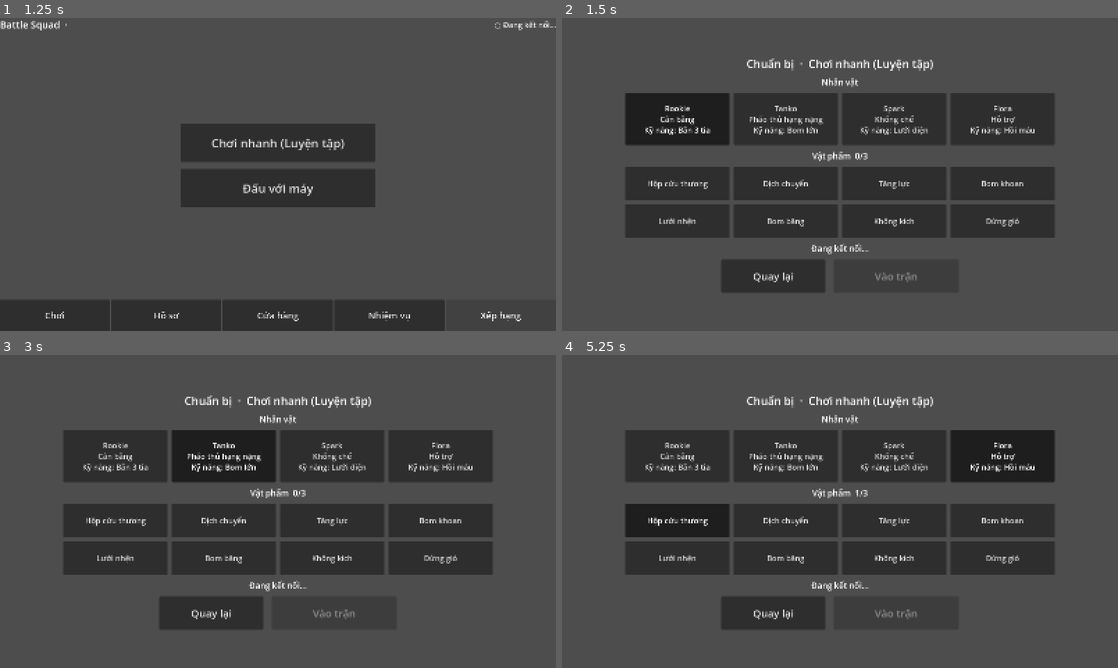
Above: before the commit, frames 1-4 (two rows, left to right).
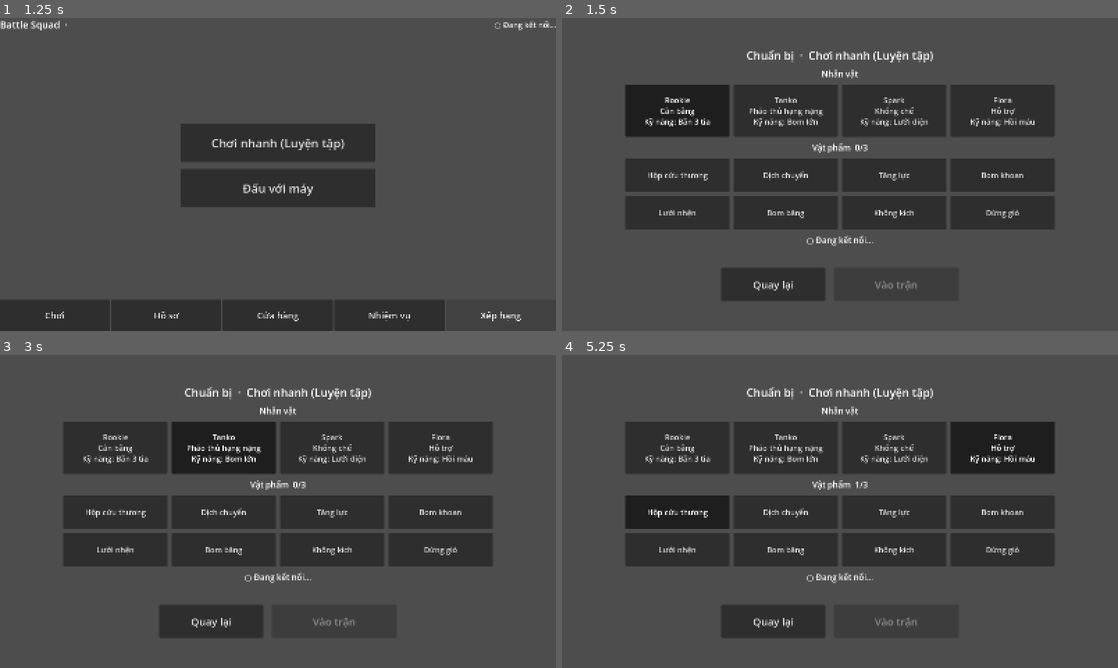
Above: after the commit, the same moments.

Repository: zendF1/battle-squad-game
Game: Godot game, scene res://match/match_screen.tscn
Same seed, same stepped clock (60 frames per second), same inputs: the game is played once before the commit and once after it. This scene is started directly instead of the project's main scene.
Inputs:
- Up to frame 1 (1.25 s): click "Thoát" at 0.5 s
- Up to frame 2 (1.5 s): click "Chơi nhanh (Luyện tập)" at 1.25 s
- Up to frame 3 (3 s): click "Rookie Cân bằng Kỹ năng: Bắn …" at 2 s; click "Tanko Pháo thủ hạng nặng Kỹ n…" at 2.75 s
- Up to frame 4 (5.25 s): click "Spark Khống chế Kỹ năng: Lưới…" at 3.5 s; click "Flora Hỗ trợ Kỹ năng: Hồi máu" at 4.25 s; click "Hộp cứu thương" at 5 s

Frame 1 is identical in both runs. In frame 2, 16% of the frame differs, in the area x 11-89%, y 10-91%; in frame 3, 16%; in frame 4, 16%.

Commit message:
Loadout: separate connection and request status labels, clear stale status on reconnect Match: keep armed skill/item through temporary input locks, disarm only when unfireable Match: track whether a commit was sent for any action so resync cancels correctly Aim: show the air_strike drop column in the HUD readout Match: skill and item presses check frozen state themselves

Diff:
--- a/match/aim/aim_input.gd
+++ b/match/aim/aim_input.gd
@@ -10,6 +10,7 @@
 ## still cancels.
 
 signal aim_changed(angle: float, power: float)
+signal column_changed(x: float) # column mode (air_strike): the drop column under the pointer
 signal fire(angle: float, power: float)
 signal fire_column(target_x: float)
 
@@ -108,6 +109,7 @@
 		_lines[i].points = Trajectory.predict(Vector2(_column_x, 0.0), Items.TARGET_X_ANGLE, Items.TARGET_X_POWER,
 			wind_dir, wind_power, terrain) if i == 0 else PackedVector2Array()
 	queue_redraw()
+	column_changed.emit(_column_x)
 
 
 func _release() -> void:
--- a/match/hud.gd
+++ b/match/hud.gd
@@ -137,6 +137,10 @@
 
 func set_aim(angle: float, power: float) -> void:
 	_aim.text = "%d°  lực %d" % [roundi(angle), roundi(power)]
+
+
+func set_column(x: float) -> void:
+	_aim.text = "Không kích x=%d" % roundi(x)
 
 
 func set_controls_enabled(enabled: bool) -> void:
--- a/match/match_screen.gd
+++ b/match/match_screen.gd
@@ -46,6 +46,7 @@
 var _awaiting_item := "" # the instant item a sent UseItem waits for ("" for Shoot/EndTurn)
 var _committing := false # an action requested: input locked until it is answered
 var _commit_sent := false # a Shoot/EndTurn sent: no more Moves this turn
+var _cmd_sent := false # the pending commit (Shoot/EndTurn/UseItem) has actually been sent
 var _resync_in := 0.0 # seconds before asking for MatchStateSync again
 var _turn_resolved := false # this turn's shot was answered: the server takes no more actions
 var _move_ack_at := -10_000_000 # Time.get_ticks_usec() when the last PlayerMoved for my Moves was handled
@@ -92,6 +93,7 @@
 	_moves.terrain = _mask
 	_aim.fire.connect(_on_fire)
 	_aim.aim_changed.connect(_hud.set_aim)
+	_aim.column_changed.connect(_hud.set_column)
 	_shot_player.event_due.connect(_on_shot_event)
 	_shot_player.finished.connect(_on_shot_finished)
 	_hud.move_pressed.connect(func(dir: int) -> void: _hold_dir = dir)
@@ -118,6 +120,7 @@
 			# The server ignored the Shoot/EndTurn/UseItem: give control back.
 			_committing = false
 			_commit_sent = false
+			_cmd_sent = false
 			_awaiting_item = ""
 			_refresh_controls()
 	# Once the shot is answered the server takes no Moves until TurnStarted: sending one (e.g.
@@ -194,6 +197,7 @@
 		_awaiting_item = ""
 		_committing = false
 		_commit_sent = false
+		_cmd_sent = false
 		_turn_resolved = false
 		if _is_my_turn():
 			_moves.reset(_pos(_me), move_energy)
@@ -218,23 +222,31 @@
 		and not _moves.needs_resync()
 
 
-## Also drops the armed mode back to the weapon when it can no longer be fired: I cannot act,
-## the skill is not charged, or the armed item is no longer in players[me].items.
+func _is_frozen() -> bool:
+	return Status.has(_players.get(_me, {}).get("statusEffects"), "freeze")
+
+
+## Also drops the armed mode back to the weapon when it can no longer be fired: not my turn, the
+## turn resolved, I am frozen, the skill is not charged, or the armed item is no longer in
+## players[me].items. A temporary input lock (pending UseItem ack, commit wait, shot animation,
+## resync) keeps the armed mode: the buttons are disabled meanwhile but the choice survives.
 func _refresh_controls() -> void:
 	var can := _can_act()
 	var me: Dictionary = _players.get(_me, {})
 	# The server takes no Shoot from a frozen player (only EndTurn and UseItem).
-	var can_shoot := can and not Status.has(me.get("statusEffects"), "freeze")
+	var frozen := Status.has(me.get("statusEffects"), "freeze")
+	var can_shoot := can and not frozen
+	var may_shoot := _is_my_turn() and not _turn_resolved and not frozen # armed mode may stay
 	_hud.set_controls_enabled(can)
 	var skill := _my_skill()
 	var energy := int(me.get("skillEnergy", 0))
 	var skill_usable := can_shoot and not skill.is_empty() and Skills.is_ready(energy)
-	var armed_ok := _armed == WEAPON or (_armed == SKILL and skill_usable)
+	var armed_ok := _armed == WEAPON or (_armed == SKILL and may_shoot and not skill.is_empty() and Skills.is_ready(energy))
 	var buttons: Array = []
 	for it in Items.hand(me.get("items")):
 		var usable := can if Items.is_instant(it["id"]) else can_shoot
 		buttons.append({"id": it["id"], "label": Items.button_label(it["id"], it["count"]), "enabled": usable})
-		if it["id"] == _armed and usable and not Items.is_instant(it["id"]):
+		if it["id"] == _armed and may_shoot and not Items.is_instant(it["id"]):
 			armed_ok = true
 	if not armed_ok:
 		_armed = WEAPON
@@ -323,6 +335,7 @@
 	if str(d.get("playerId", "")) == _me and _awaiting_item != "" and str(d.get("itemId", "")) == _awaiting_item:
 		_awaiting_item = ""
 		_awaiting_ack = 0.0
+		_cmd_sent = false
 		_committing = false
 	_refresh_controls()
 
@@ -467,7 +480,7 @@
 func _on_skill_pressed() -> void:
 	var skill := _my_skill()
 	var charged := Skills.is_ready(int(_players.get(_me, {}).get("skillEnergy", 0)))
-	if not _can_act() or skill.is_empty() or not charged:
+	if not _can_act() or _is_frozen() or skill.is_empty() or not charged:
 		_refresh_controls()
 		return
 	if bool(skill["needs_aim"]):
@@ -485,8 +498,10 @@
 		_refresh_controls()
 		return
 	if Items.is_instant(item_id):
-		_armed = WEAPON
 		await _commit_action("UseItem", {"itemId": item_id}, item_id)
+		return
+	if _is_frozen(): # a shot item cannot be fired while frozen (instant ones can)
+		_refresh_controls()
 		return
 	_armed = WEAPON if _armed == item_id else item_id
 	_refresh_controls()
@@ -530,16 +545,17 @@
 	else:
 		_awaiting_item = instant_item
 		_awaiting_ack = ITEM_ACK_TIMEOUT
+	_cmd_sent = true
 	GameSocket.send(event, data)
 	_mark_action()
 
 
 ## The server's position is unknown (Moves unanswered after every re-send). Cancel any
-## Shoot/EndTurn still waiting, keep input locked (_can_act) and ask for a full MatchStateSync,
+## Shoot/EndTurn/UseItem still waiting to be sent, keep input locked (_can_act) and ask for a full MatchStateSync,
 ## repeating every RESYNC_RETRY seconds. The snapshot's lastMoveSeq tells MoveSync which Moves
 ## it covers (MoveSync.apply_snapshot).
 func _request_resync(delta: float) -> void:
-	if _committing and not _commit_sent:
+	if _committing and not _cmd_sent:
 		_committing = false # the waiting _commit_action returns without sending
 	_resync_in -= delta
 	if _resync_in > 0.0:
--- a/screens/loadout.gd
+++ b/screens/loadout.gd
@@ -17,6 +17,7 @@
 var _item_buttons := {} # itemId -> Button
 var _count: Label
 var _status: Label
+var _conn: Label
 var _back: Button
 var _play: Button
 
@@ -56,6 +57,8 @@
 		grid.add_child(b)
 		_item_buttons[id] = b
 
+	_conn = Ui.label("", 24)
+	col.add_child(_conn)
 	_status = Ui.label("", 24)
 	col.add_child(_status)
 	var row := HBoxContainer.new()
@@ -130,7 +133,8 @@
 		b.set_pressed_no_signal(picked)
 		b.disabled = locked or (_model.is_full() and not picked)
 	_count.text = "Vật phẩm  %d/%d" % [_model.items.size(), Items.MAX_LOADOUT]
-	_status.text = _quick_play.status if GameSocket.is_open() or locked else "Đang kết nối..."
+	_conn.text = "● Online" if GameSocket.is_open() else "○ Đang kết nối..."
+	_status.text = _quick_play.status
 	_play.disabled = not _quick_play.can_request()
 	_back.disabled = locked
 
--- a/screens/quick_play.gd
+++ b/screens/quick_play.gd
@@ -23,7 +23,7 @@
 	_timer.one_shot = true
 	_timer.timeout.connect(_on_slow)
 	add_child(_timer)
-	GameSocket.connected.connect(changed.emit)
+	GameSocket.connected.connect(_on_connected)
 	GameSocket.disconnected.connect(_on_disconnected)
 	GameSocket.event_received.connect(_on_event)
 
@@ -67,6 +67,13 @@
 				_resolve("Không vào được trận: %s" % error_message(data))
 
 
+## Back online: a resolution message from before the disconnect is stale.
+func _on_connected() -> void:
+	if not pending:
+		status = ""
+	changed.emit()
+
+
 func _on_disconnected() -> void:
 	if pending:
 		_resolve("Mất kết nối, hãy thử lại khi online")
